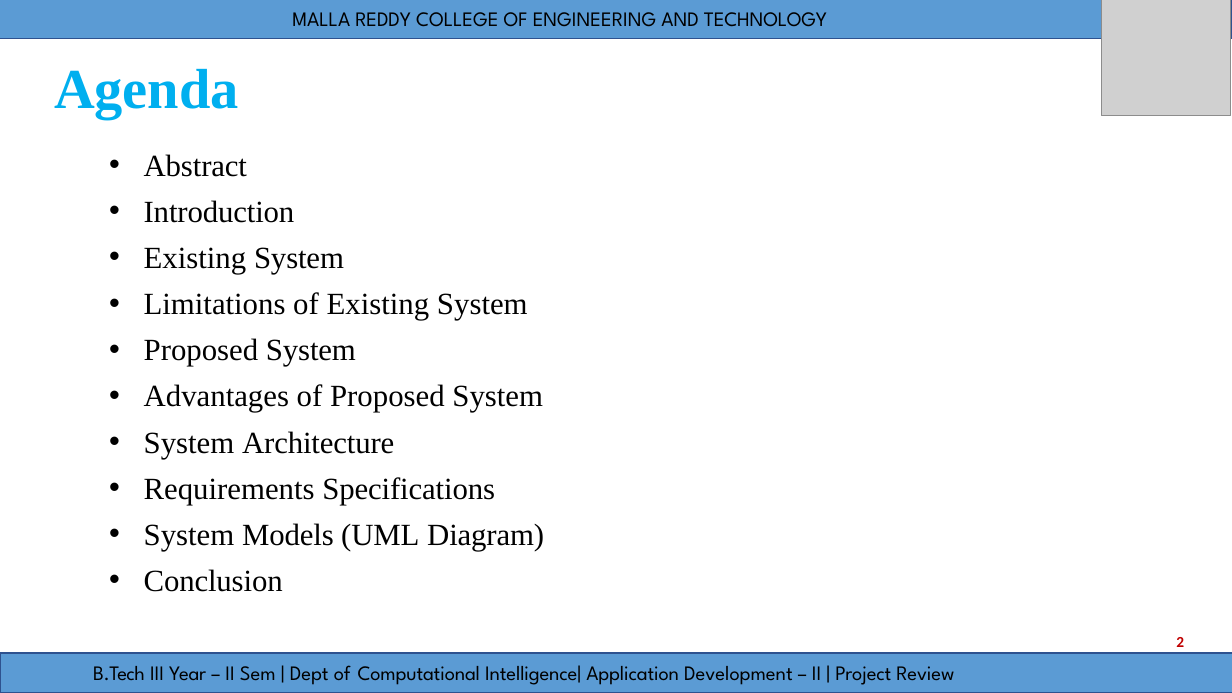
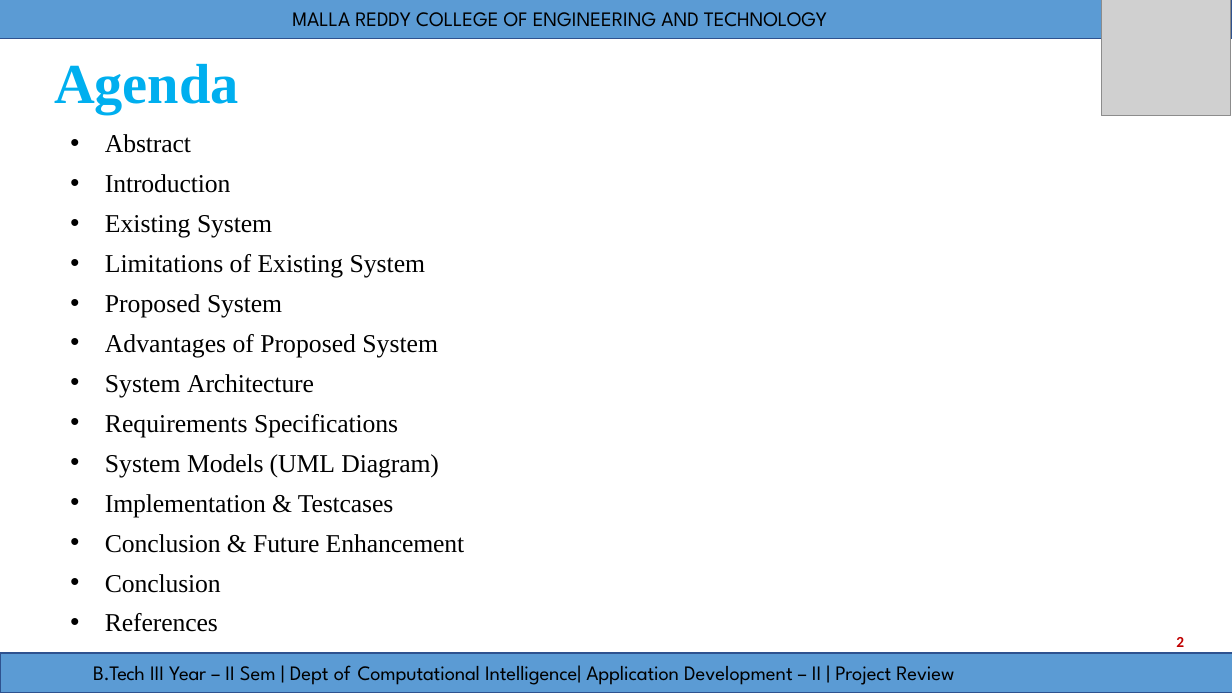
Before and after one commit to Nikhith-08/FitFusion, a slide deck: slide 2 of Documentation/PPT/FitFusion_Updated.pptx. Drawn at 1232x693 pixels with LibreOffice and Linux fonts; fonts in the diff are those of the drawing; grey boxes stand for pictures. Boxes give left, top, right and bottom in pixels: in the first picture for what was removed or moved away, otherwise in the second. Text is boxed around its words. In the diff, an @@ line names an element or a change of style, - is before the commit and + after.

```diff
--- a/Documentation/PPT/FitFusion_Updated.pptx
+++ b/Documentation/PPT/FitFusion_Updated.pptx
@@ title "Agenda": place and size @@
-title "Agenda" at <box>54,68,239,120</box>
+title "Agenda" at <box>54,63,239,115</box>
@@ text "Abstract": place and size @@
-text "Abstract" at <box>144,154,544,592</box>
+text "Abstract" at <box>105,134,465,632</box>
@@ text at <box>105,134,439,593</box>: size 24 to 20 pt in "Abstract", "Introduction", "Existing System", "Limitations of Existing System" and 6 more places @@
@@ text at <box>105,494,465,553</box>: paragraphs added @@
+• Implementation & Testcases
+• Conclusion & Future Enhancement
@@ text at <box>105,613,218,632</box>: paragraph added @@
+• References
```
Also in this commit, not shown: 5 other slides changed, 31 other files.
